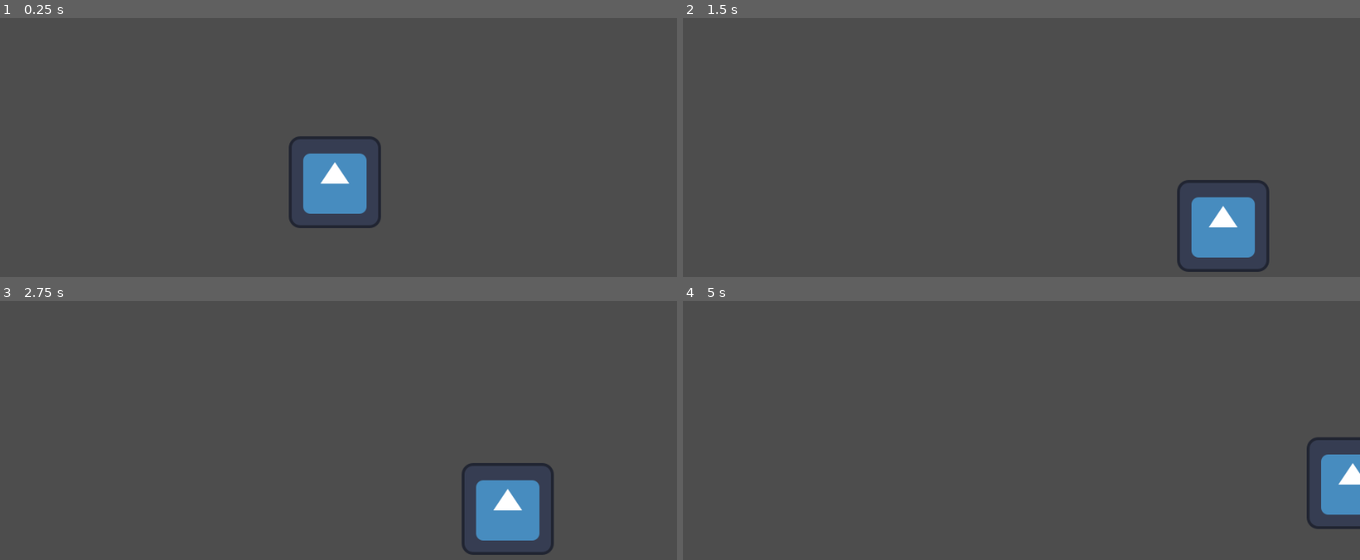
Above: before the commit, frames 1-4 (two rows, left to right).
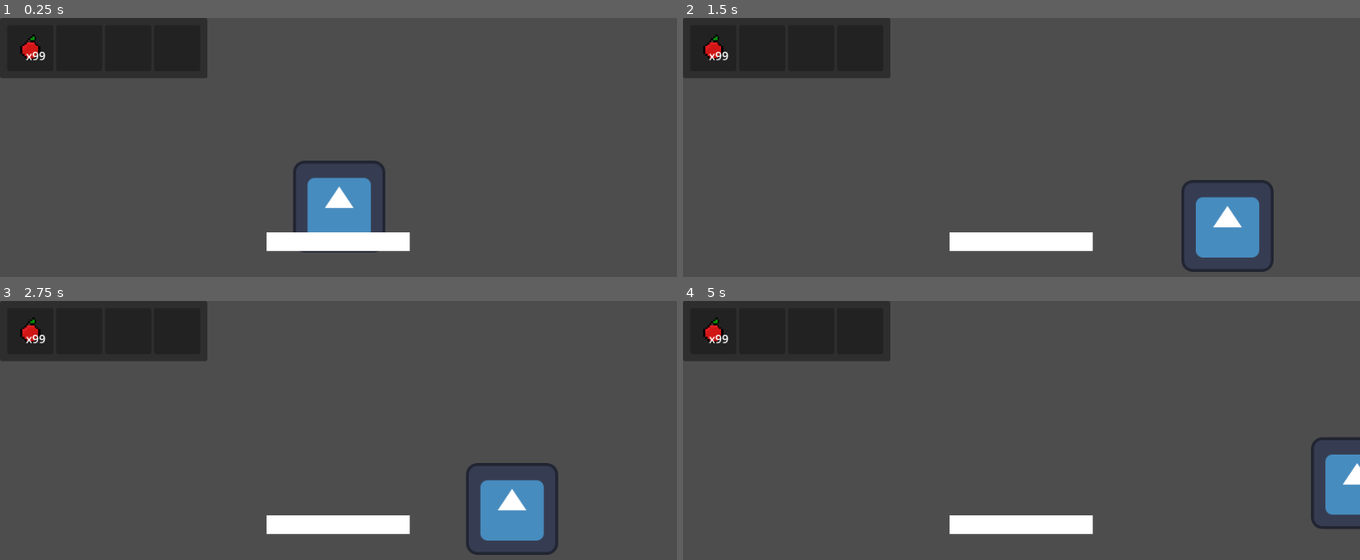
Above: after the commit, the same moments.

Repository: Atapa1908/gamejam-glitchgang
Game: Godot game, scene res://scenes/game.tscn
Same seed, same stepped clock (60 frames per second), same inputs: the game is played once before the commit and once after it. The engine's default icon, where the game draws it, is replaced by a stand-in: a white triangle on a blue panel in a dark square.
Inputs (mouse positions are in pixels of both pictures, inside the frame that each line leads up to):
- Up to frame 1 (0.25 s): no input
- Up to frame 2 (1.5 s): tap Enter (ui_accept) at 0.5, 0.77 s; move the mouse to (1170, 212) at 0.52 s; hold Right (ui_right) from 0.53 s (still down); click (1170, 212) at 0.67 s; move the mouse to (886, 253) at 1.27 s; click (886, 253) at 1.42 s
- Up to frame 3 (2.75 s): tap Enter (ui_accept) at 1.52 s; move the mouse to (406, 422) at 2.02 s; release Right (ui_right) at 2.03 s; hold Left (ui_left) from 2.03 s (still down); click (406, 422) at 2.17 s
- Up to frame 4 (5 s): move the mouse to (outside the picture) at 2.77 s; release Left (ui_left) at 2.78 s; hold Right (ui_right) 2.78-4.28 s; click (outside the picture) at 2.92 s; tap Enter (ui_accept) at 3.02, 3.77, 4.25, 4.52 s; move the mouse to (outside the picture) at 3.52 s; click (outside the picture) at 3.67 s; move the mouse to (818, 451) at 4.27 s; hold Left (ui_left) from 4.28 s (still down); click (818, 451) at 4.42 s

The runs differ from the first frame. In frame 1, 11% of the frame differs, in the area x 0-61%, y 0-91%; in frame 2, 9.7%; in frame 3, 9.7%; in frame 4, 9.2%.

Commit message:
Inventory Working

Diff:
--- a/project.godot
+++ b/project.godot
@@ -15,6 +15,10 @@
 config/features=PackedStringArray("4.2", "Forward Plus")
 config/icon="res://icon.svg"
 
+[autoload]
+
+PlayerManager="*res://scripts/player/player_manager.gd"
+
 [display]
 
 window/size/viewport_width=940
--- /dev/null
+++ b/resource scripts/inventory/consumable/consumable.gd
@@ -0,0 +1,8 @@
+class_name Consumable
+extends ItemData
+
+@export_category("Consumable Data")
+@export_range(1.0, 10.0, 1.0, "or_greater") var potency: float
+
+func use(target) -> void:
+	pass
--- /dev/null
+++ b/resource scripts/inventory/inventory_data/inventory_data.gd
@@ -0,0 +1,80 @@
+class_name InventoryData
+extends Resource
+
+signal inv_interact(inv_data: InventoryData, index: int, button: int)
+signal inv_updated(inv_data: InventoryData)
+
+@export_category("Slots")
+@export var data: Array[SlotData]
+
+func on_slot_clicked(index: int, button: int) -> void:
+	inv_interact.emit(self, index, button)
+
+func grab_slot_data(index: int) -> SlotData:
+	var slot_data: SlotData = data[index]
+
+	if slot_data:
+		data[index] = null
+		inv_updated.emit(self)
+
+	return slot_data
+
+func drop_slot_data(grabbed_slot_data: SlotData, index: int) -> SlotData:
+	var slot_data: SlotData = data[index]
+
+	var return_slot_data: SlotData
+
+	if slot_data and slot_data.can_fully_merge_with(grabbed_slot_data):
+		slot_data.fully_merge_with(grabbed_slot_data)
+	else:
+		data[index] = grabbed_slot_data
+		return_slot_data = slot_data
+
+	inv_updated.emit(self)
+	return return_slot_data
+
+func drop_single_slot_data(grabbed_slot_data: SlotData, index: int) -> SlotData:
+	var slot_data: SlotData = data[index]
+
+	if not slot_data:
+		data[index] = grabbed_slot_data.create_single_slot_data()
+	elif slot_data.can_merge_with(grabbed_slot_data):
+		slot_data.fully_merge_with(grabbed_slot_data.create_single_slot_data())
+
+	inv_updated.emit(self)
+
+	return grabbed_slot_data if grabbed_slot_data.quantity > 0 else null
+
+func pick_up_slot_data(slot_data: SlotData) -> bool:
+	var first_null: int = -1
+
+	for index in data.size():
+		if data[index] and data[index].can_fully_merge_with(slot_data):
+			data[index].fully_merge_with(slot_data)
+			inv_updated.emit(self)
+			return true
+
+		if not data[index] and first_null == -1:
+			first_null = index
+
+
+	if first_null > -1:
+		data[first_null] = slot_data
+		inv_updated.emit(self)
+		return true
+
+	return false
+
+func use_slot(index: int) -> void:
+	var slot_data: SlotData = data[index]
+	if not slot_data:
+		return
+
+	if slot_data.item_data is Consumable:
+		slot_data.quantity -= 1
+		if slot_data.quantity < 1:
+			data[index] = null
+
+	PlayerManager.use_slot_data(slot_data)
+
+	inv_updated.emit(self)
--- /dev/null
+++ b/resource scripts/inventory/item_data/item_data.gd
@@ -0,0 +1,12 @@
+class_name ItemData
+extends Resource
+
+@export_category("Item Data")
+@export_placeholder("Enter Name.") var name: String
+@export_multiline var description: String
+@export var stackable: bool = false
+@export var texture: AtlasTexture
+@export var sprite_frames: SpriteFrames
+
+func use(target) -> void:
+	pass
--- /dev/null
+++ b/resource scripts/inventory/slot_data/slot_data.gd
@@ -0,0 +1,31 @@
+class_name SlotData
+extends Resource
+
+const MAX_STACK_SIZE: int = 99
+
+@export var item_data: ItemData
+@export_range(1, MAX_STACK_SIZE) var quantity: int = 1:
+	set(v):
+		if not item_data.stackable:
+			push_warning("Item %s is not stackable, value set to 1." % [item_data.name])
+			v = 1
+		quantity = v
+
+func can_merge_with(other_slot_data: SlotData) -> bool:
+	return other_slot_data.item_data == item_data \
+		and item_data.stackable \
+		and quantity < MAX_STACK_SIZE
+
+func can_fully_merge_with(other_slot_data: SlotData) -> bool:
+	return other_slot_data.item_data == item_data \
+		and item_data.stackable \
+		and quantity + other_slot_data.quantity <= MAX_STACK_SIZE
+
+func fully_merge_with(other_slot_data: SlotData) -> void:
+	quantity += other_slot_data.quantity
+
+func create_single_slot_data() -> SlotData:
+	var new_slot_data: SlotData = duplicate()
+	new_slot_data.quantity = 1
+	quantity -= 1
+	return new_slot_data
--- /dev/null
+++ b/resources/inventory_data/consumable/Apple.tres
@@ -0,0 +1,32 @@
+[gd_resource type="Resource" script_class="Consumable" load_steps=6 format=3 uid="uid://dtldeacldsf6j"]
+
+[ext_resource type="Script" path="res://resource scripts/inventory/consumable/consumable.gd" id="1_djnnc"]
+[ext_resource type="Texture2D" uid="uid://bjvl5yxcrclh6" path="res://assets/Sprites/Items.png" id="2_h4p2u"]
+
+[sub_resource type="AtlasTexture" id="AtlasTexture_v28nd"]
+atlas = ExtResource("2_h4p2u")
+region = Rect2(0, 0, 32, 32)
+
+[sub_resource type="SpriteFrames" id="SpriteFrames_26tnc"]
+animations = [{
+"frames": [{
+"duration": 1.0,
+"texture": SubResource("AtlasTexture_v28nd")
+}],
+"loop": true,
+"name": &"default",
+"speed": 5.0
+}]
+
+[sub_resource type="AtlasTexture" id="AtlasTexture_m033m"]
+atlas = ExtResource("2_h4p2u")
+region = Rect2(0, 0, 32, 32)
+
+[resource]
+script = ExtResource("1_djnnc")
+potency = 10.0
+name = "Apple"
+description = "A tasty apple."
+stackable = true
+texture = SubResource("AtlasTexture_m033m")
+sprite_frames = SubResource("SpriteFrames_26tnc")
--- /dev/null
+++ b/resources/inventory_data/inventory/player_test.tres
@@ -0,0 +1,14 @@
+[gd_resource type="Resource" script_class="InventoryData" load_steps=5 format=3 uid="uid://fs4pmwxb0qbd"]
+
+[ext_resource type="Script" path="res://resource scripts/inventory/inventory_data/inventory_data.gd" id="1_ejdci"]
+[ext_resource type="Resource" uid="uid://dtldeacldsf6j" path="res://resources/inventory_data/consumable/Apple.tres" id="1_qvc4t"]
+[ext_resource type="Script" path="res://resource scripts/inventory/slot_data/slot_data.gd" id="2_7r7j7"]
+
+[sub_resource type="Resource" id="Resource_k1akl"]
+script = ExtResource("2_7r7j7")
+item_data = ExtResource("1_qvc4t")
+quantity = 99
+
+[resource]
+script = ExtResource("1_ejdci")
+data = Array[ExtResource("2_7r7j7")]([SubResource("Resource_k1akl"), null, null, null])
--- /dev/null
+++ b/scenes/game.gd
@@ -0,0 +1,18 @@
+extends Node2D
+
+@onready var items: Node2D = $Items
+@onready var player: CharacterBody2D = $Player
+@onready var inventory_interface: Control = %InventoryInterface
+
+@export var packed_pickup: PackedScene
+
+func _ready() -> void:
+	inventory_interface.set_player_inventory_data(player.inventory_data)
+
+func _on_inventory_interface_drop_slot_data(slot_data: SlotData) -> void:
+	var pickup := packed_pickup.instantiate()
+	pickup.name = slot_data.item_data.name
+	pickup.slot_data = slot_data
+	# NOTE: the next line controls the placement of the item that is to be dropped
+	pickup.global_position = player.global_position + Vector2(128, 0)
+	items.add_child(pickup)
--- a/scenes/game.tscn
+++ b/scenes/game.tscn
@@ -1,19 +1,59 @@
-[gd_scene load_steps=4 format=3 uid="uid://bvcrlbgs462p5"]
+[gd_scene load_steps=11 format=3 uid="uid://bvcrlbgs462p5"]
 
 [ext_resource type="PackedScene" uid="uid://ctuviu0ywg71e" path="res://scenes/player.tscn" id="1_igeqn"]
-[ext_resource type="Script" path="res://scripts/player.gd" id="2_pqiyi"]
+[ext_resource type="Script" path="res://scenes/game.gd" id="1_l5um2"]
+[ext_resource type="PackedScene" uid="uid://cdw770qy1hiy1" path="res://scenes/inventory/pickup.tscn" id="2_8wd3k"]
+[ext_resource type="Script" path="res://scripts/player/player.gd" id="2_pqiyi"]
+[ext_resource type="Script" path="res://scripts/inventory/InventoryInterface.gd" id="4_8j2ra"]
+[ext_resource type="PackedScene" uid="uid://cflupa8oq6kte" path="res://scenes/inventory/inventory.tscn" id="5_5d1qk"]
+[ext_resource type="Resource" uid="uid://fs4pmwxb0qbd" path="res://resources/inventory_data/inventory/player_test.tres" id="5_idddr"]
+[ext_resource type="PackedScene" uid="uid://bcalj77kdivbs" path="res://scenes/inventory/slot.tscn" id="6_jrkui"]
 
 [sub_resource type="WorldBoundaryShape2D" id="WorldBoundaryShape2D_df4oq"]
 
+[sub_resource type="BoxMesh" id="BoxMesh_kstxu"]
+
 [node name="Game" type="Node2D"]
+script = ExtResource("1_l5um2")
+packed_pickup = ExtResource("2_8wd3k")
+
+[node name="Camera2D" type="Camera2D" parent="."]
 
 [node name="Player" parent="." instance=ExtResource("1_igeqn")]
-position = Vector2(-5, -104)
+position = Vector2(1, -70)
 script = ExtResource("2_pqiyi")
-
-[node name="Camera2D" type="Camera2D" parent="."]
+inventory_data = ExtResource("5_idddr")
 
 [node name="StaticBody2D" type="StaticBody2D" parent="."]
 
 [node name="CollisionShape2D" type="CollisionShape2D" parent="StaticBody2D"]
 shape = SubResource("WorldBoundaryShape2D_df4oq")
+
+[node name="MeshInstance2D" type="MeshInstance2D" parent="StaticBody2D"]
+position = Vector2(-0.5, 12.25)
+scale = Vector2(199, 25.5)
+mesh = SubResource("BoxMesh_kstxu")
+
+[node name="Items" type="Node2D" parent="."]
+
+[node name="CanvasLayer" type="CanvasLayer" parent="."]
+
+[node name="InventoryInterface" type="Control" parent="CanvasLayer"]
+unique_name_in_owner = true
+layout_mode = 3
+anchors_preset = 0
+offset_right = 40.0
+offset_bottom = 40.0
+script = ExtResource("4_8j2ra")
+
+[node name="PlayerInventory" parent="CanvasLayer/InventoryInterface" instance=ExtResource("5_5d1qk")]
+unique_name_in_owner = true
+layout_mode = 0
+
+[node name="GrabbedSlot" parent="CanvasLayer/InventoryInterface" instance=ExtResource("6_jrkui")]
+unique_name_in_owner = true
+visible = false
+layout_mode = 0
+
+[connection signal="drop_slot_data" from="CanvasLayer/InventoryInterface" to="." method="_on_inventory_interface_drop_slot_data"]
+[connection signal="gui_input" from="CanvasLayer/InventoryInterface" to="CanvasLayer/InventoryInterface" method="_on_gui_input"]
--- /dev/null
+++ b/scenes/inventory/inventory.tscn
@@ -0,0 +1,21 @@
+[gd_scene load_steps=3 format=3 uid="uid://cflupa8oq6kte"]
+
+[ext_resource type="Script" path="res://scripts/inventory/inventory.gd" id="1_wixiy"]
+[ext_resource type="PackedScene" uid="uid://bcalj77kdivbs" path="res://scenes/inventory/slot.tscn" id="2_r76f5"]
+
+[node name="Inventory" type="PanelContainer"]
+custom_minimum_size = Vector2(10, 10)
+script = ExtResource("1_wixiy")
+packed_slot = ExtResource("2_r76f5")
+
+[node name="MarginContainer" type="MarginContainer" parent="."]
+layout_mode = 2
+theme_override_constants/margin_left = 10
+theme_override_constants/margin_top = 10
+theme_override_constants/margin_right = 10
+theme_override_constants/margin_bottom = 10
+
+[node name="ItemGrid" type="GridContainer" parent="MarginContainer"]
+unique_name_in_owner = true
+layout_mode = 2
+columns = 4
--- /dev/null
+++ b/scenes/inventory/pickup.tscn
@@ -0,0 +1,26 @@
+[gd_scene load_steps=5 format=3 uid="uid://cdw770qy1hiy1"]
+
+[ext_resource type="Script" path="res://scripts/inventory/pickup.gd" id="1_g7pdl"]
+
+[sub_resource type="CircleShape2D" id="CircleShape2D_53ty1"]
+
+[sub_resource type="SpriteFrames" id="SpriteFrames_xglsc"]
+
+[sub_resource type="CircleShape2D" id="CircleShape2D_lxf8f"]
+radius = 16.0
+
+[node name="Pickup" type="StaticBody2D"]
+script = ExtResource("1_g7pdl")
+
+[node name="CollisionShape2D" type="CollisionShape2D" parent="."]
+shape = SubResource("CircleShape2D_53ty1")
+
+[node name="AnimatedSprite2D" type="AnimatedSprite2D" parent="."]
+sprite_frames = SubResource("SpriteFrames_xglsc")
+
+[node name="Range" type="Area2D" parent="."]
+
+[node name="CollisionShape2D" type="CollisionShape2D" parent="Range"]
+shape = SubResource("CircleShape2D_lxf8f")
+
+[connection signal="body_entered" from="Range" to="." method="_on_range_body_entered"]
--- /dev/null
+++ b/scenes/inventory/slot.tscn
@@ -0,0 +1,26 @@
+[gd_scene load_steps=2 format=3 uid="uid://bcalj77kdivbs"]
+
+[ext_resource type="Script" path="res://scripts/inventory/slot.gd" id="1_4mplq"]
+
+[node name="Slot" type="PanelContainer"]
+custom_minimum_size = Vector2(64, 64)
+script = ExtResource("1_4mplq")
+
+[node name="MarginContainer" type="MarginContainer" parent="."]
+layout_mode = 2
+theme_override_constants/margin_left = 10
+theme_override_constants/margin_top = 10
+theme_override_constants/margin_right = 10
+theme_override_constants/margin_bottom = 10
+
+[node name="TextureRect" type="TextureRect" parent="MarginContainer"]
+layout_mode = 2
+
+[node name="Label" type="Label" parent="MarginContainer"]
+visible = false
+layout_mode = 2
+size_flags_horizontal = 8
+size_flags_vertical = 8
+text = "X99"
+
+[connection signal="gui_input" from="." to="." method="_on_gui_input"]
--- /dev/null
+++ b/scripts/inventory/InventoryInterface.gd
@@ -0,0 +1,55 @@
+extends Control
+
+signal drop_slot_data(slot_data: SlotData)
+signal force_close
+
+@onready var player_inventory: PanelContainer = %PlayerInventory
+@onready var grabbed_slot: PanelContainer = %GrabbedSlot
+
+var grabbed_slot_data: SlotData
+
+func _physics_process(_delta: float) -> void:
+	if grabbed_slot_data:
+		grabbed_slot.global_position = get_global_mouse_position() + Vector2.ONE * 10
+
+
+func set_player_inventory_data(inv_data: InventoryData) -> void:
+	inv_data.inv_interact.connect(on_inv_interact)
+	player_inventory.set_inventory_data(inv_data)
+
+func on_inv_interact(inv_data: InventoryData, index: int, button: int) -> void:
+	match [grabbed_slot_data, button]:
+		[null, MOUSE_BUTTON_LEFT]:
+			grabbed_slot_data = inv_data.grab_slot_data(index)
+		[_, MOUSE_BUTTON_LEFT]:
+			grabbed_slot_data = inv_data.drop_slot_data(grabbed_slot_data, index)
+		[null, MOUSE_BUTTON_RIGHT]:
+			inv_data.use_slot(index)
+		[_, MOUSE_BUTTON_RIGHT]:
+			grabbed_slot_data = inv_data.drop_single_slot_data(grabbed_slot_data, index)
+
+
+	update_grabbed_slot()
+
+
+func update_grabbed_slot() -> void:
+	if not grabbed_slot_data:
+		grabbed_slot.hide()
+		return
+
+	grabbed_slot.show()
+	grabbed_slot.set_slot_data(grabbed_slot_data)
+
+
+func _on_gui_input(event: InputEvent) -> void:
+	if not grabbed_slot_data or not event is InputEventMouseButton:
+		return
+	if Input.is_mouse_button_pressed(MOUSE_BUTTON_LEFT):
+		drop_slot_data.emit(grabbed_slot_data)
+		grabbed_slot_data = null
+		update_grabbed_slot()
+	if Input.is_mouse_button_pressed(MOUSE_BUTTON_RIGHT):
+		drop_slot_data.emit(grabbed_slot_data.create_single_slot_data())
+		if grabbed_slot_data.quantity <= 0:
+			grabbed_slot_data = null
+		update_grabbed_slot()
--- /dev/null
+++ b/scripts/inventory/inventory.gd
@@ -0,0 +1,27 @@
+extends PanelContainer
+
+@onready var item_grid: GridContainer = %ItemGrid
+
+@export var packed_slot: PackedScene
+
+func set_inventory_data(inv_data: InventoryData) -> void:
+	inv_data.inv_updated.connect(populate_grid)
+	populate_grid(inv_data)
+
+func clear_inventory_data(inv_data: InventoryData) -> void:
+	inv_data.inv_updated.disconnect(populate_grid)
+
+func populate_grid(inv_data: InventoryData) -> Error:
+	for child in item_grid.get_children():
+		child.queue_free()
+
+	for slot_data: SlotData in inv_data.data:
+		var inst_slot: PanelContainer = packed_slot.instantiate()
+		item_grid.add_child(inst_slot)
+
+		inst_slot.clicked.connect(inv_data.on_slot_clicked)
+
+		if slot_data:
+			inst_slot.set_slot_data(slot_data)
+
+	return OK
--- /dev/null
+++ b/scripts/inventory/pickup.gd
@@ -0,0 +1,12 @@
+extends StaticBody2D
+
+@onready var sprite: AnimatedSprite2D = $AnimatedSprite2D
+
+@export var slot_data: SlotData
+
+func _ready() -> void:
+	sprite.sprite_frames = slot_data.item_data.sprite_frames
+
+func _on_range_body_entered(body: Node2D) -> void:
+	if body.is_in_group("player") and body.inventory.pick_up_slot_data(slot_data):
+		queue_free()
--- /dev/null
+++ b/scripts/inventory/slot.gd
@@ -0,0 +1,21 @@
+extends PanelContainer
+
+signal clicked(index: int, button: int)
+
+@onready var item_texture: TextureRect = $MarginContainer/TextureRect
+@onready var quantity_label: Label = $MarginContainer/Label
+
+func set_slot_data(slot_data: SlotData) -> void:
+	var item_data: ItemData = slot_data.item_data
+	item_texture.texture = item_data.texture
+	tooltip_text = "%s\n%s" % [item_data.name, item_data.description]
+
+	quantity_label.text = "x%s" % slot_data.quantity
+	quantity_label.visible = slot_data.quantity > 1
+
+
+func _on_gui_input(event: InputEvent) -> void:
+	if event is InputEventMouseButton \
+		and event.button_index in [MOUSE_BUTTON_LEFT, MOUSE_BUTTON_RIGHT] \
+		 and event.is_pressed():
+		clicked.emit(get_index(), event.button_index)
--- a/scripts/player.gd
+++ b/scripts/player/player.gd
@@ -1,12 +1,12 @@
 extends CharacterBody2D
 
+@export var inventory_data: InventoryData
 
 const SPEED = 300.0
 const JUMP_VELOCITY = -400.0
 
 # Get the gravity from the project settings to be synced with RigidBody nodes.
 var gravity = ProjectSettings.get_setting("physics/2d/default_gravity")
-
 
 func _physics_process(delta):
 	# Add the gravity.
--- /dev/null
+++ b/scripts/player/player_manager.gd
@@ -0,0 +1,9 @@
+extends Node
+
+var player_ref: CharacterBody2D
+
+func use_slot_data(slot_data: SlotData) -> void:
+	slot_data.item_data.use(player_ref)
+
+func get_player_global_position() -> Vector2:
+	return player_ref.global_position
Binary file added: assets/Sprites/Furniture.png
Not shown, changed: assets/Sprites/Furniture.png.import
Binary file added: assets/Sprites/Items.png
Not shown, added: assets/Sprites/Items.png.import
Renamed: assets/Little_Red_Sprite_Sheet_1.png -> assets/Sprites/Little_Red_Sprite_Sheet_1.png
Not shown, added: assets/Sprites/Little_Red_Sprite_Sheet_1.png.import
Renamed: assets/sprite_sheet_red.jpg -> assets/Sprites/sprite_sheet_red.jpg
Not shown, added: assets/Sprites/sprite_sheet_red.jpg.import
